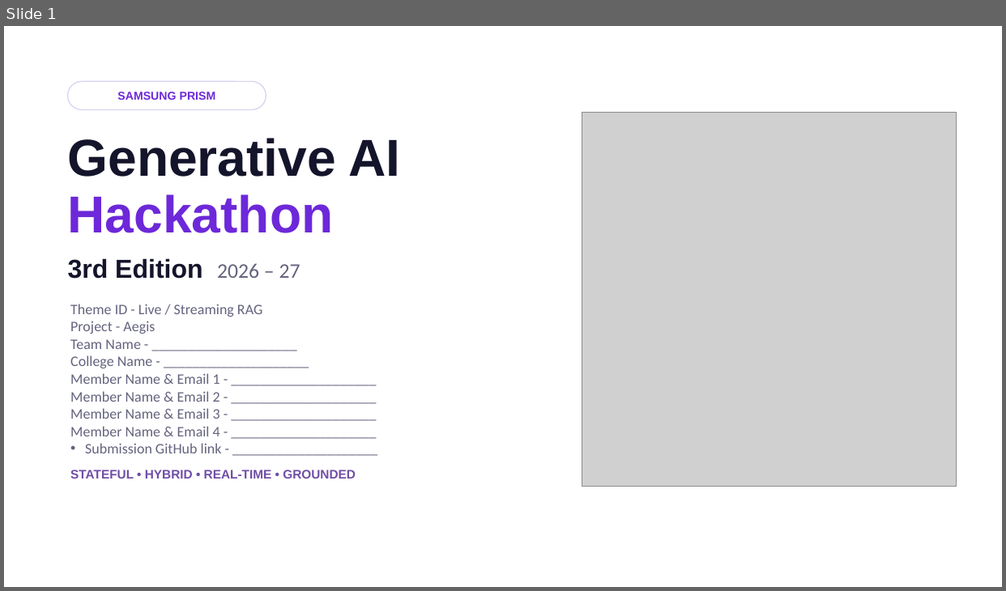
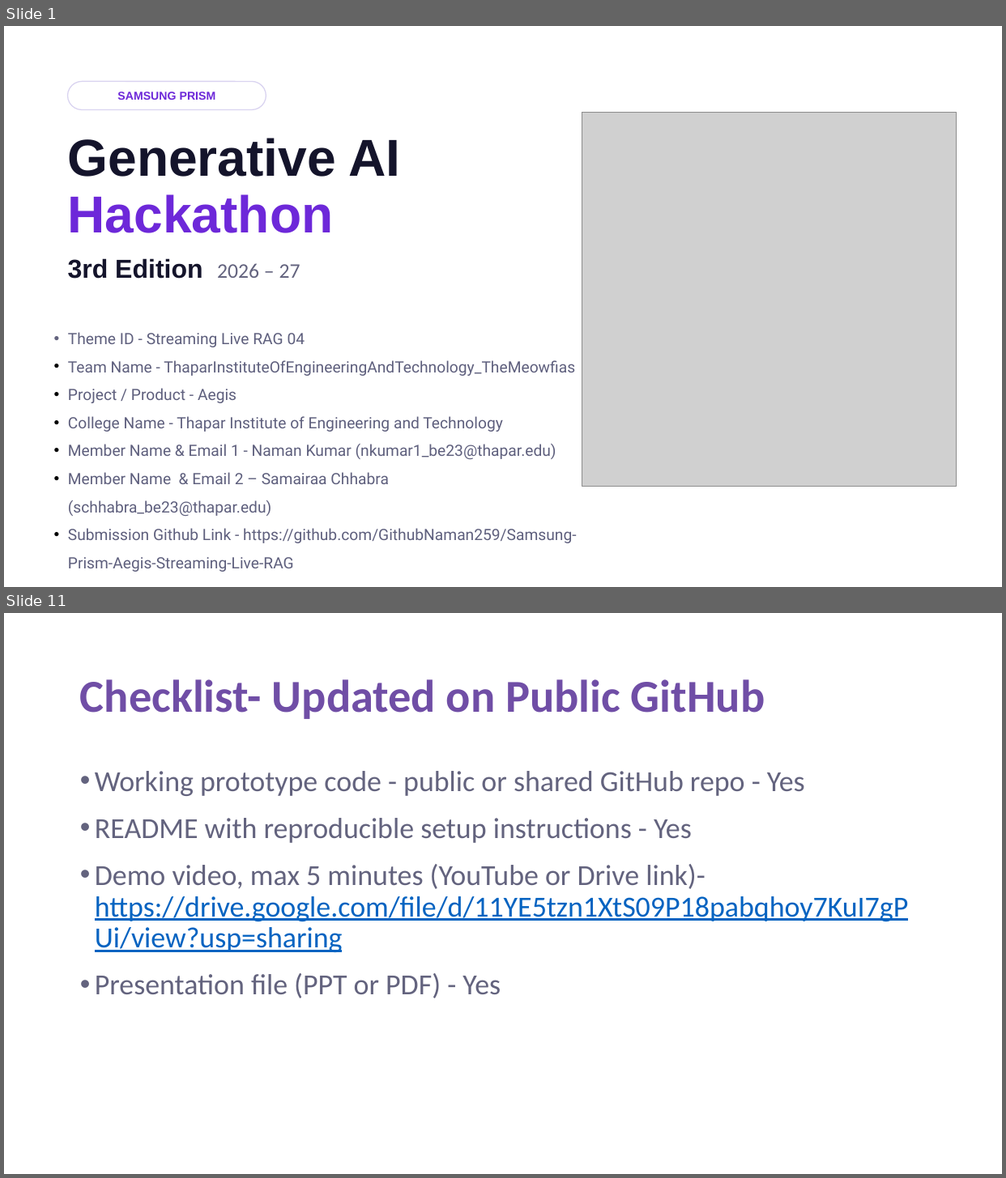
Before and after one commit to GithubNaman259/Samsung-Prism-Aegis-Streaming-Live-RAG, a slide deck: Aegis_Samsung_PRISM.pptx. Shown one above the other, each under a label of ours: slide 1 before the commit, slides 1 and 11 after it; the slides between them are not shown. The pictures are 1006x591 and 1006x1178 pixels, drawn with LibreOffice and Linux fonts; fonts in the diff are those of the drawing; grey boxes stand for pictures. Boxes give left, top, right and bottom in pixels: in the first picture for what was removed or moved away, otherwise in the second. Text is boxed around its words. In the diff, an @@ line names an element or a change of style, - is before the commit and + after.

```diff
--- a/Aegis_Samsung_PRISM.pptx
+++ b/Aegis_Samsung_PRISM.pptx
@@ slide 11 added at bbox=[4, 613, 1002, 1174], background #FFFFFF @@
@@ title added at bbox=[80, 679, 765, 719], 44 pt, text #704EA6, bold @@
+Checklist- Updated on Public GitHub
@@ text added at bbox=[95, 771, 908, 999], 28 pt, text #63637E @@
+• Working prototype code - public or shared GitHub repo - Yes
+• README with reproducible setup instructions - Yes
+• Demo video, max 5 minutes (YouTube or Drive link)- https://drive.google.com/file/d/11YE5tzn1XtS09P18pabqhoy7KuI7gPUi/view?usp=sharing
+• Presentation file (PPT or PDF) - Yes
@@ slide 1 changed as well @@
@@ text at bbox=[68, 332, 576, 572]: text changed; size 14 to 15 pt; font Calibri to Roboto; text colour #63637E to #5E5F7D @@
-• Theme ID - Live / Streaming RAG
-  Project - Aegis
-  Team Name - ____________________
-  College Name - ____________________
-  Member Name & Email 1 - ____________________
-  Member Name & Email 2 - ____________________
-  Member Name & Email 3 - ____________________
-  Member Name & Email 4 - ____________________
-  Submission GitHub link - ____________________
+• Theme ID - Streaming Live RAG 04
+• Team Name - ThaparInstituteOfEngineeringAndTechnology_TheMeowfias
+• Project / Product - Aegis
+• College Name - Thapar Institute of Engineering and Technology
+• Member Name & Email 1 - Naman Kumar (nkumar1_be23@thapar.edu)
+• Member Name & Email 2 – Samairaa Chhabra (schhabra_be23@thapar.edu)
+• Submission Github Link - https://github.com/GithubNaman259/Samsung-Prism-Aegis-Streaming-Live-RAG
@@ text removed at bbox=[70, 470, 356, 479] @@
-STATEFUL • HYBRID • REAL-TIME • GROUNDED
```
Also in this commit, not shown: 9 other slides changed, 1 other slide added, 2 slides removed.
